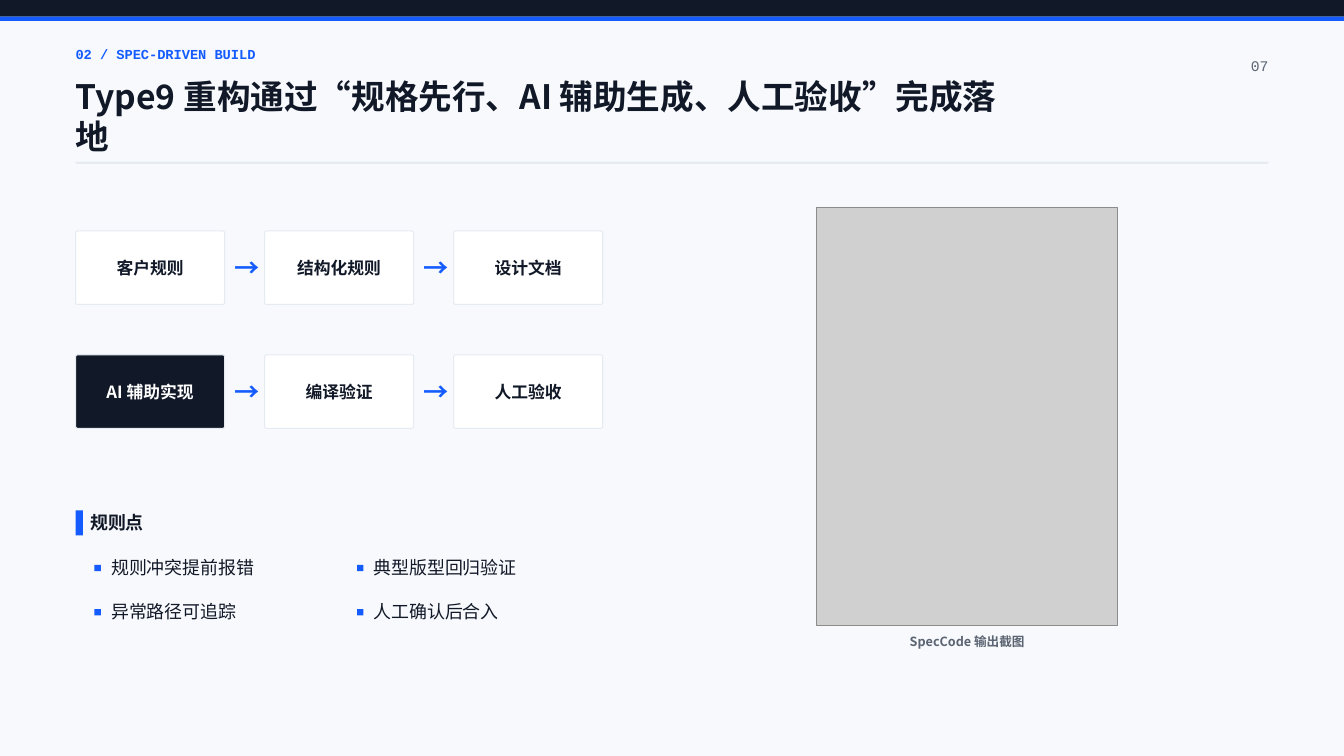
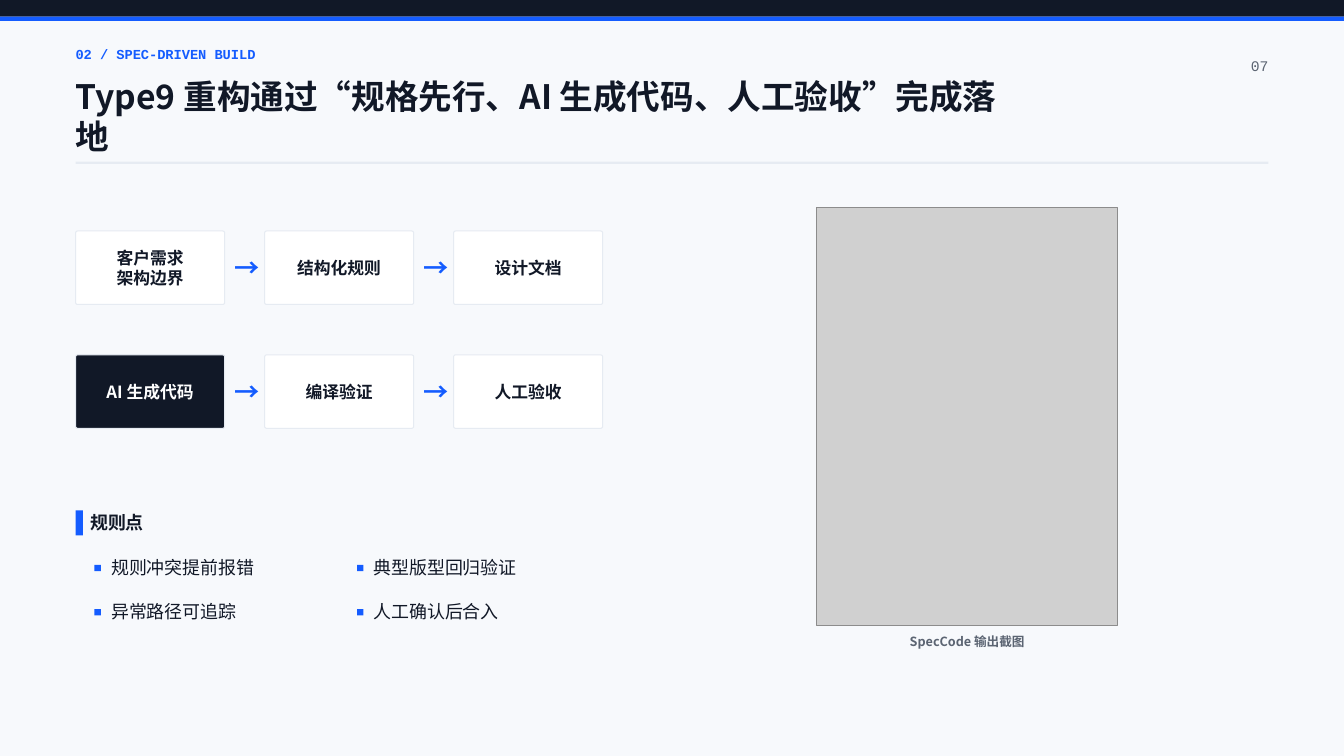
Before and after one commit to mhlucifer/personal-coach, a slide deck: slide 7 of ppt_work/bios_ai_stage_report_package_20260528/05_BIOS_AI_阶段汇报_瑞士工程风.pptx. Drawn at 1344x756 pixels with LibreOffice and Linux fonts; fonts in the diff are those of the drawing; grey boxes stand for pictures. Boxes give left, top, right and bottom in pixels: in the first picture for what was removed or moved away, otherwise in the second. Text is boxed around its words. In the diff, an @@ line names an element or a change of style, - is before the commit and + after.

```diff
--- a/ppt_work/bios_ai_stage_report_package_20260528/05_BIOS_AI_阶段汇报_瑞士工程风.pptx
+++ b/ppt_work/bios_ai_stage_report_package_20260528/05_BIOS_AI_阶段汇报_瑞士工程风.pptx
@@ text at bbox=[76, 80, 997, 152]: text changed @@
-Type9 重构通过“规格先行、AI 辅助生成、人工验收”完成落地
+Type9 重构通过“规格先行、AI 生成代码、人工验收”完成落地
@@ text at bbox=[117, 249, 184, 286]: text changed @@
-客户规则
+客户需求
+架构边界
@@ text at bbox=[106, 383, 194, 400]: text changed @@
-AI 辅助实现
+AI 生成代码
```
Also in this commit, not shown: 9 other slides changed, 8 other files.
